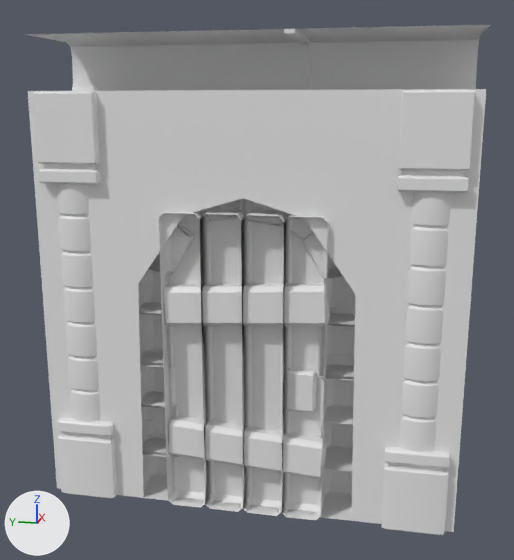
One commit to the FBX model baila-o-muere-JAM/Assets/Models/enviroment/Modular_Enviro_Wall_Door.fbx: the scene before it, then after it.
Rendered twice from a 50 mm lens placed at (-16.62, -3.19, 4.82), pointed at (-8.41, -1.55, 2.77). Arrows for +X, +Y and +Z are at lower left; the lights stay in place. Where no turn or scale is listed for an object, it has been applied to the vertices. Vertices at the same position are counted once.

Names of what the first picture shows: 'Columna', 'Cube.013', 'Door', 'Door.001', 'Plane.002', 'Plane.003', 'Plane.004', 'Wall.003'.
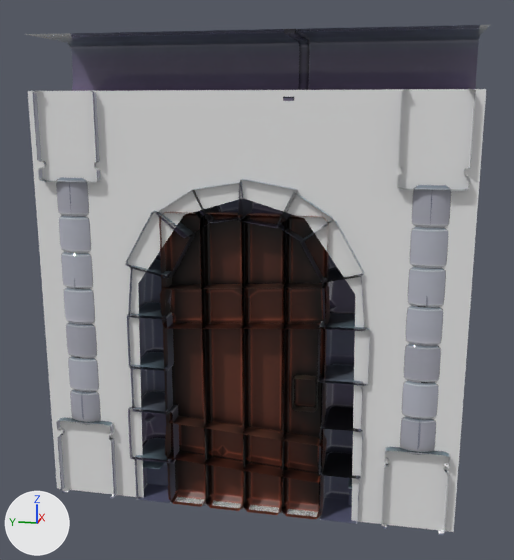
The change, as a list of edits to the scene's bpy script:
```text
Change me_cube_024:
    where me_cube_024.from_pydata(...)  # 72 vertices, 58 faces; spans x -8.96..-7.76, y -3.99..0.99, z 4.86..5.58
    me_cube_024 part 4: texture (UV) coordinates of 58 of 58 faces, centred in x -8.96..-7.77, y -3.49..0.49, z 4.88..5.58, changed; they spanned u 0.0..0.0, v 0.0..0.0 and now span u 0.0..0.79, v 0.0..0.46
    add me_cube_024.materials.append(mat_modular_enviro_wall)  # picture img_modular_enviro_wall_columns_texture_df_png
Change me_plane_012:
    remove me_plane_012.from_pydata(...)  # 68 vertices, 65 faces; spans x -9.03..-8.79, y -2.45..-0.54, z 0.0..3.65
    add me_plane_012.from_pydata(...)  # 68 vertices, 65 faces; spans x -9.01..-8.79, y -2.45..-0.54, z 0.0..3.65
    me_plane_012 part 3: texture (UV) coordinates of 65 of 65 faces, centred in x -8.94..-8.79, y -2.45..-0.54, z 0.0..3.65, changed; they spanned u 0.19..1.0, v 0.0..1.0 and now span u 0.0..0.44, v 0.0..0.49
    add me_plane_012.materials.append(mat_door_material)  # picture img_modular_door_df_png
Change me_plane_006:
    remove me_plane_006.from_pydata(...)  # 88 vertices, 92 faces; spans x -8.885..-8.596, y -2.332..-1.971, z 1.301..1.809
    add me_plane_006.from_pydata(...)  # 236 vertices, 226 faces; spans x -8.928..-8.554, y -2.354..-2.069, z 1.314..1.741
    me_plane_006 part 2: the loose piece of 24 vertices spanning x -8.885..-8.633, y -2.332..-1.971, z 1.301..1.809 is rebuilt with 20 vertices and now spans x -8.928..-8.629, y -2.354..-2.069, z 1.34..1.741, in mat_door_material (picture img_modular_door_df_png)
    add me_plane_006.materials.append(mat_door_material)  # picture img_modular_door_df_png
Change me_plane_011:
    remove me_plane_011.from_pydata(...)  # 3008 vertices, 2680 faces; spans x -0.55..0.56, y -0.25..4.5, z 0.0..4.96
    add me_plane_011.from_pydata(...)  # 2352 vertices, 1960 faces; spans x -0.53..0.56, y -0.25..4.5, z 0.0..4.98
    me_plane_011 part 5: the loose piece of 104 vertices spanning x -0.55..0.55, y -0.25..0.47, z 3.95..4.96 is rebuilt with 80 vertices and now spans x -0.53..0.55, y -0.25..0.47, z 3.97..4.98, in mat_modular_enviro_wall (picture img_modular_enviro_wall_columns_texture_df_png)
    me_plane_011 part 6: the loose piece of 104 vertices spanning x -0.55..0.55, y 3.79..4.5, z 3.95..4.96 is rebuilt with 80 vertices and now spans x -0.53..0.55, y 3.79..4.5, z 3.97..4.98, in mat_modular_enviro_wall (picture img_modular_enviro_wall_columns_texture_df_png)
    me_plane_011 part 7: 304 vertices removed from x -0.55..-0.06, y -0.18..0.41, z 0.02..4.03
    me_plane_011 part 8: 304 vertices removed from x -0.55..-0.06, y 3.85..4.44, z 0.02..4.03
    me_plane_011 part 9: 1680 faces spanning x -0.53..0.56, y -0.25..4.5, z 0.0..4.01 switch from no material to mat_modular_enviro_wall (picture img_modular_enviro_wall_columns_texture_df_png)
Change me_cube_018:
    where me_cube_018.from_pydata(...)  # 662 vertices, 513 faces; spans x -8.9..-8.3, y -2.94..-0.06, z 0.0..4.03
    me_cube_018 part 1: all 254 vertices in x -8.9..-8.79, y -2.94..-0.06, z 0.0..4.03 are scaled about their middle by (0, 1, 1), then moved by (-0.17, 0.0, 0.0)
    add me_cube_018.materials.append(mat_door_material)  # picture img_modular_door_df_png
Change me_plane_005:
    remove me_plane_005.from_pydata(...)  # 82 vertices, 82 faces; spans x -8.97..-8.67, y -2.47..-0.52, z 0.48..2.86
    add me_plane_005.from_pydata(...)  # 68 vertices, 55 faces; spans x -9.01..-8.67, y -2.47..-0.52, z 0.48..2.86
    me_plane_005 part 10
    36 vertices are removed from x -8.97..-8.91, y -2.47..-0.52, z 0.48..2.86
    49 faces are deleted
    1 vertex is added at (-9.01, -1.48, 2.81)
    21 new vertices lie (-0.29, 0.0, 0.0) away from vertices in x -8.72, y -2.47..-0.52, z 0.48..2.86
    22 new faces join them
    add me_plane_005.materials.append(mat_door_material)  # picture img_modular_door_df_png
Add ob_wall_005:
    ob_wall_005 = bpy.data.objects.new('Wall.005', me_cube_041)  # 30 vertices, 16 faces; spans x -8.95..-8.62, y -3.99..0.99, z 0.0..0.42; in mat_modular_enviro_wall (picture img_modular_enviro_wall_columns_texture_df_png)
    ob_wall_005.location = (0.0, 0.0, 0.0)
```

What differs and where, as boxes [x1, y1, x2, y2] in the pictures (514 x 560 px):
'Plane.002', recoloured, surface changed
    both: [159, 211, 329, 520]
'Columna', reshaped
    before: [33, 90, 476, 535]
    after: [33, 89, 476, 535]
'Wall.003', recoloured, surface changed
    both: [32, 25, 489, 101]
'Door.001', recoloured, reshaped
    before: [138, 198, 355, 516]
    after: [125, 179, 370, 524]
'Plane.003', reshaped
    before: [163, 283, 330, 479]
    after: [160, 283, 330, 483]
'Plane.004', reshaped (18% narrower, 13% shorter)
    before: [285, 369, 317, 413]
    after: [292, 374, 318, 412]
'Wall.005', added (black)
    after: [143, 460, 352, 505]
part 3 of me_plane_012, surface changed
    before: [165, 214, 327, 512]
    after: [165, 213, 327, 512]
part 4 of me_cube_024, surface changed
    both: [24, 25, 490, 101]
part 5 of me_plane_011, rebuilt
    before: [397, 90, 476, 193]
    after: [397, 89, 476, 191]
part 6 of me_plane_011, rebuilt
    before: [33, 92, 101, 184]
    after: [33, 90, 101, 183]
part 7 of me_plane_011, deleted
    before: [382, 451, 450, 535]
part 8 of me_plane_011, deleted
    before: [56, 421, 114, 498]
part 9 of me_plane_011, recoloured
    both: [56, 183, 451, 497]
